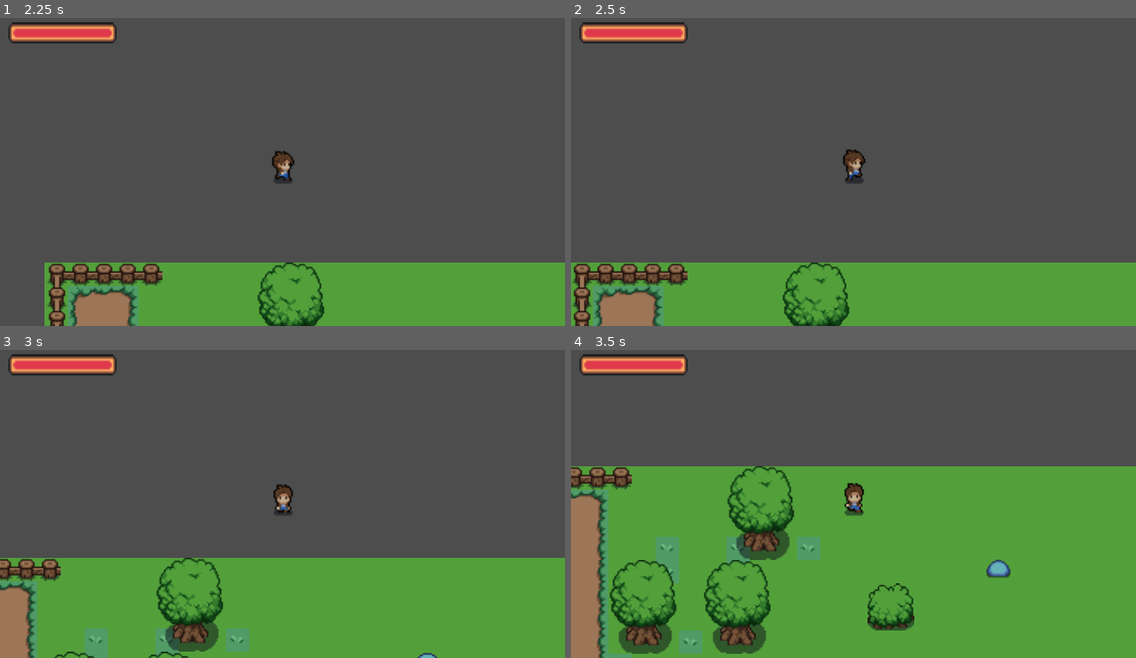
Above: before the commit, frames 1-4 (two rows, left to right).
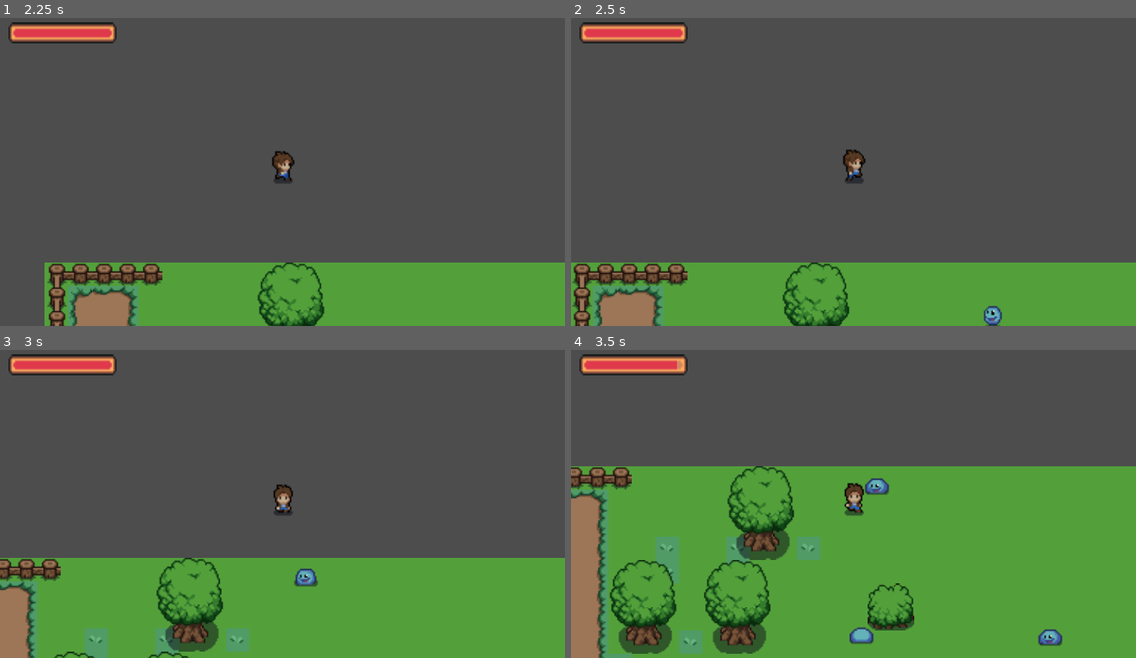
Above: after the commit, the same moments.

Repository: IgorMianowany/Manual-Vampire-Survivors
Game: Godot game, scene res://level_01.tscn
The game is run twice, just before and just after one commit, with the same random seed, the same clock (stepped at 60 frames per second) and the same inputs.
Inputs:
- Up to frame 1 (2.25 s): hold D (move_right) 0.53-1.28 s; hold W (move_down) 1.28-2.03 s; hold D (move_right) from 2.03 s (still down)
- Up to frame 2 (2.5 s): keep holding D (move_right)
- Up to frame 3 (3 s): release D (move_right) at 2.78 s; hold S (move_up) from 2.78 s (still down)
- Up to frame 4 (3.5 s): keep holding S (move_up)

Frame 1 is identical in both runs. In frame 2, 0.2% of the frame differs, in the area x 73-77%, y 93-100%; in frame 3, 0.3%; in frame 4, 0.9%, in the area x 18-87%, y 3-97%.

Commit message:
added slime damage and invincibility frames

Diff:
--- a/player.gd
+++ b/player.gd
@@ -2,11 +2,31 @@
 extends CharacterBody2D
 
 @export var speed : float = 125
+@export var invincibility_time : float = 1
+var invincibility_timer : float = 0
+var is_invincible : bool = false
+var invincibility_animation_frequency = 5
+var invincibility_animation_counter = 0
+
+signal death
 
 enum DirectionEnum {UP, DOWN, LEFT, RIGHT}
 var direction : DirectionEnum = DirectionEnum.DOWN
 
 func _physics_process(delta: float) -> void:
+	print(delta)
+	if is_invincible:
+		invincibility_timer += delta
+		invincibility_animation_counter += 1
+		if invincibility_animation_counter > invincibility_animation_frequency:
+			$AnimatedSprite2D.visible = not $AnimatedSprite2D.visible
+			invincibility_animation_counter = 0
+
+	if invincibility_timer > invincibility_time:
+		is_invincible = false
+		$AnimatedSprite2D.visible = true
+		invincibility_timer = 0
+
 	var direction_left := Input.get_axis("move_left", "move_right")
 	var direction_down := Input.get_axis("move_down", "move_up")
 
@@ -54,3 +74,10 @@
 		else:
 			$AnimatedSprite2D.play("idle_right")
 			$AnimatedSprite2D.flip_h = true
+
+func take_damage(damage : float) -> void:
+	if not is_invincible:
+		PlayerState.health -= damage
+		is_invincible = true
+		if PlayerState.health <= 0:
+			death.emit()
--- a/scripts/player_state.gd
+++ b/scripts/player_state.gd
@@ -12,8 +12,3 @@
 # Called every frame. 'delta' is the elapsed time since the previous frame.
 func _process(delta: float) -> void:
 	pass
-
-func take_damage(damage : float) -> void:
-	health -= damage
-	if health <= 0:
-		death.emit()
--- a/slime.gd
+++ b/slime.gd
@@ -1,7 +1,7 @@
 extends CharacterBody2D
 
 @export var player : Player
-@export var speed : float = 0
+@export var speed : float = 100
 @export var jump_cooldown : float = 2
 @export var jump_duration : float = 1
 @export var damage : float = 10
@@ -79,4 +79,4 @@
 
 func _on_hitbox_body_entered(body: Node2D) -> void:
 	if body is Player:
-		PlayerState.take_damage(damage)
+		body.take_damage(damage)
--- a/slime.tscn
+++ b/slime.tscn
@@ -225,7 +225,7 @@
 sprite_frames = SubResource("SpriteFrames_ygys0")
 animation = &"idle_down"
 autoplay = "idle_down"
-frame_progress = 0.845151
+frame_progress = 0.554928
 
 [node name="CollisionShape2D" type="CollisionShape2D" parent="."]
 position = Vector2(0, -0.5)
